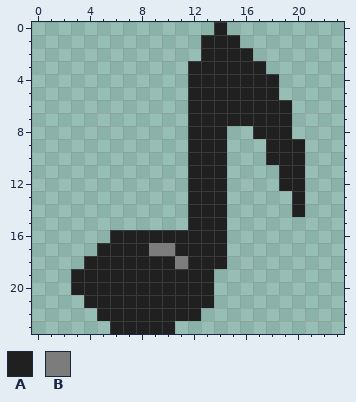
Edited in one commit: pixel-art file (Assets/Sprites/Resources/Eighth Note.aseprite). Above: the version before the commit.
24x24 pixels, 1 frame.
Palette (. is transparent): A #202020  B #7c7c7c
The result:
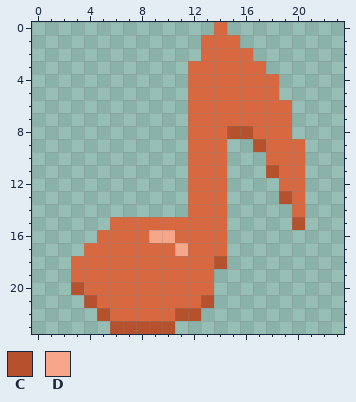
Colours new in this view: C #b6512e  D #f7a789
The commit says: Recolored Notes
Changes in this commit:
Colour A changes from #202020 to #d76840.
There is now colour A in row 15 at x 6 to 11; in row 16 at x 5; in row 17 at x 4; in row 18 at x 3.
The edit turns colour B into colour A in row 17 at x 9 to 10; in row 18 at x 11.
There is now colour C in row 8 at x 15 to 16; in row 9 at x 17; in row 11 at x 18; in row 13 at x 19; in row 15 at x 20.
The edit turns colour A into colour C in row 18 at x 14; in row 20 at x 3; in row 21 at x 4 and 13; in row 22 at x 5 and 11 to 12; in row 23 at x 6 to 10.
The edit turns colour A into colour D in row 16 at x 9 to 10; in row 17 at x 11.
